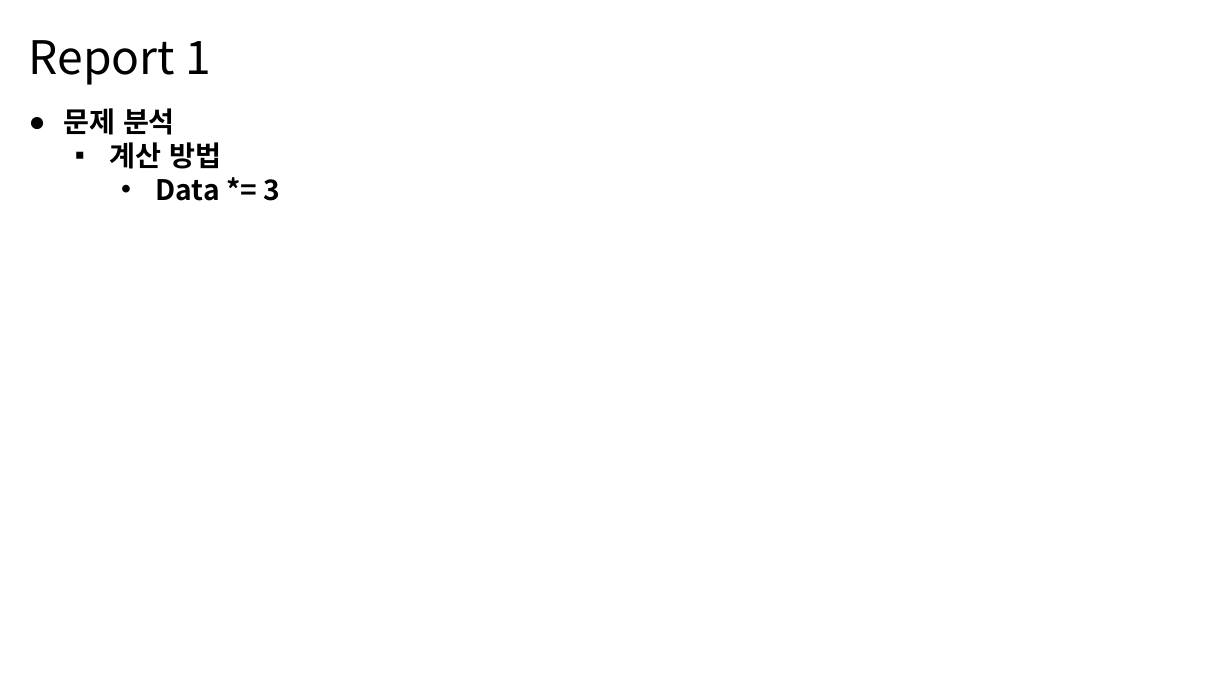
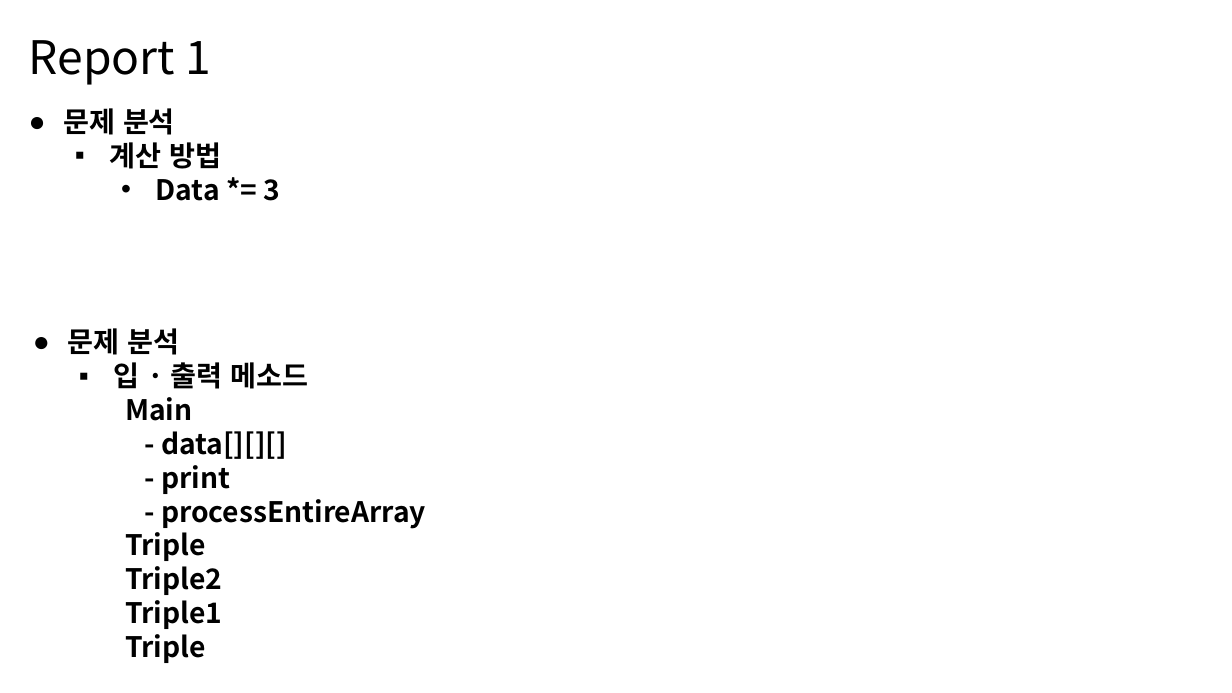
Before and after one commit to MDR-Evan/KBU-ProgrammingLanguageUtilization2, a slide deck: slide 4 of KBU Java 2/Report/Week1/1차-김진용-2301111.pptx. Drawn at 1232x693 pixels with LibreOffice and Linux fonts; fonts in the diff are those of the drawing. Boxes give left, top, right and bottom in pixels: in the first picture for what was removed or moved away, otherwise in the second. Text is boxed around its words. In the diff, an @@ line names an element or a change of style, - is before the commit and + after.

```diff
--- a/KBU Java 2/Report/Week1/1차-김진용-2301111.pptx
+++ b/KBU Java 2/Report/Week1/1차-김진용-2301111.pptx
@@ text added at [67,328,426,663], 22 pt, text #000000, bold @@
+● 문제 분석
+  ▪ 입 · 출력 메소드
+    Main
+    - data[][][]
+    - print
+    - processEntireArray
+    Triple
+    Triple2
+    Triple1
+    Triple
+    print
```
Also in this commit, not shown: 1 other slide changed, 1 slide added, 8 slides removed, 3 other files.
